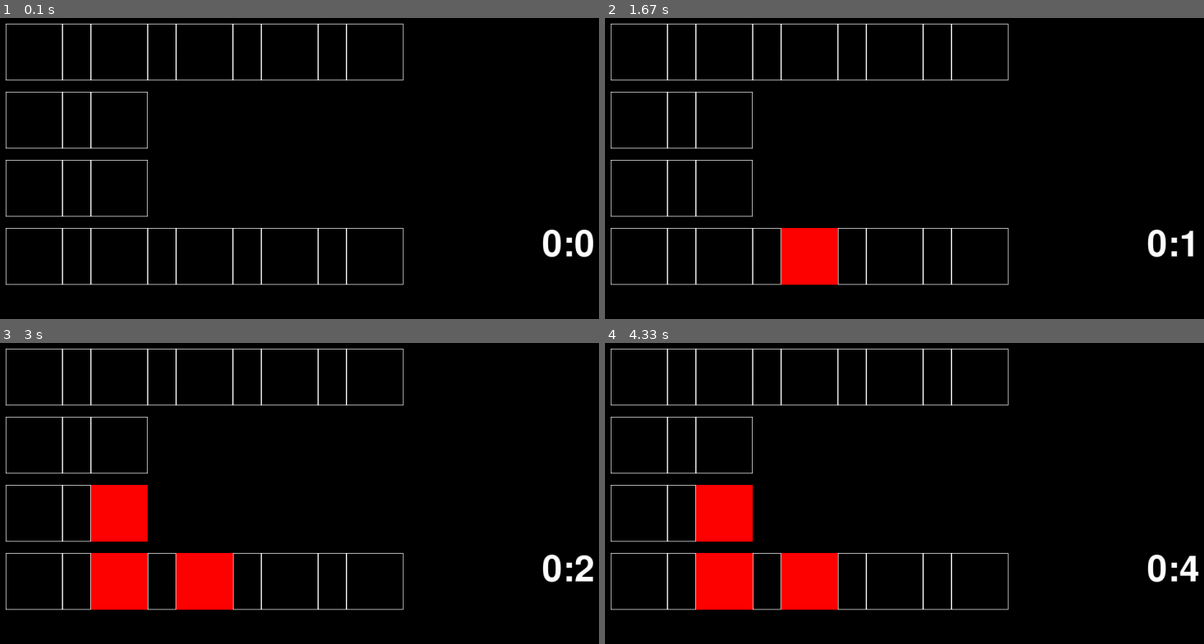
Above: before the commit, frames 1-4 (two rows, left to right).
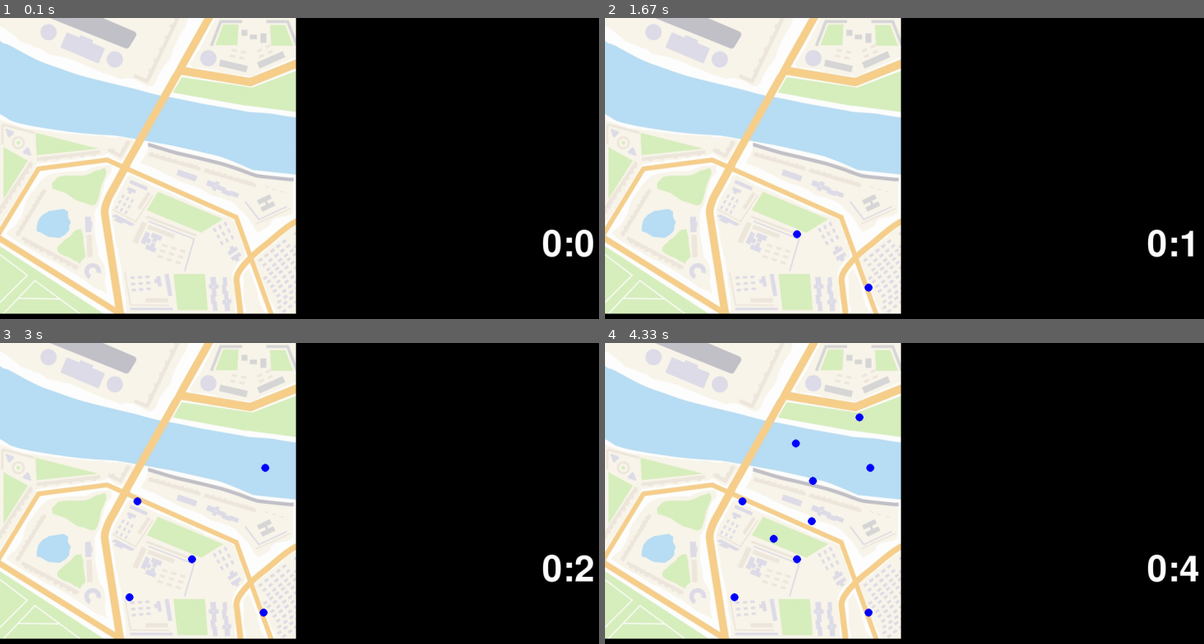
Above: after the commit, the same moments.

Repository: Alicccce/project_pygame
Game: pygame game, started from main.py
The game is run twice, just before and just after one commit, with the same random seed, the same clock (stepped at 60 frames per second) and the same inputs.
Inputs (mouse positions are in pixels of both pictures, inside the frame that each line leads up to):
- Up to frame 1 (0.1 s): no input
- Up to frame 2 (1.67 s): press the mouse at (796, 234) at 0.37 s; move the mouse to (922, 279) at 0.47 s; release the mouse at (outside the picture) at 0.6 s; move the mouse to (742, 165) at 0.7 s; press the mouse at (796, 234) at 1.2 s; move the mouse to (868, 285) at 1.3 s; release the mouse at (outside the picture) at 1.43 s
- Up to frame 3 (3 s): click (263, 466) at 1.92 s; click (131, 595) at 2.38 s; click (137, 502) at 2.75 s
- Up to frame 4 (4.33 s): press the mouse at (736, 595) at 3.27 s; move the mouse to (772, 538) at 3.37 s; release the mouse at (814, 481) at 3.5 s; click (814, 520) at 3.62 s; click (856, 418) at 3.95 s; click (796, 442) at 4.28 s

The runs differ from the first frame. In frame 1, 49% of the frame differs, in the area x 0-68%, y 0-99%; in frame 2, 49%; in frame 3, 49%; in frame 4, 49%.

Commit message:
work blun

Diff:
--- a/Alice.py
+++ b/Alice.py
@@ -129,10 +129,10 @@
 
 
 def restart(surf):
-    main_game(surf)
-
-
-def main_game(surf):
+    game_one(surf)
+
+
+def game_one(surf):
     pygame.init()
 
 
--- a/game_two.py
+++ b/game_two.py
@@ -13,23 +13,24 @@
 
 
 class Button:
-    def __init__(self, x, y, width, height, act_color, inact_color, text=''):
+    def __init__(self, x, y, width, height, act_color, inact_color,surf,  text='' ):
         self.x, self.y = x, y
         self.width = width
         self.height = height
         self.act_color = act_color
         self.inact_color = inact_color
         self.text = text
+        self.surf = surf
 
     def draw(self, win, x, y):
         mouse = pygame.mouse.get_pos()
         click = pygame.mouse.get_pressed()
         if y < mouse[1] < y + self.height and x < mouse[0] < x + self.width and click[0] == 1:
-            pygame.draw.rect(screen, (self.act_color), (x, y, self.width, self.height))
-            restart()
+            pygame.draw.rect(self.surf, (self.act_color), (x, y, self.width, self.height))
+            restart(self.surf)
             return 1
         else:
-            pygame.draw.rect(screen, (self.inact_color), (x, y, self.width, self.height))
+            pygame.draw.rect(self.surf, (self.inact_color), (x, y, self.width, self.height))
 
 
 def load_image(name, colorkey=None):
@@ -41,36 +42,30 @@
     return image
 
 
-def check_and_append(event_pos):
+def check_and_append(event_pos, checkpoints, check):
     for x, y in checkpoints:
         if abs(x - event_pos[0]) <= 30 and abs(y - event_pos[1]) <= 30:
             check.add((x, y))
             break
 
 
-def restart():
-    global s, check, start_ticks, freeze_timer, secs
-    s = []
-    check = set()
-    freeze_timer = False
-    start_ticks = pygame.time.get_ticks()
-    drawing_surface.fill((0, 0, 0, 0))
-    pygame.display.flip()
+def restart(surf):
+    game_two(surf)
 
 
-if __name__ == '__main__':
+def game_two(surf):
     pygame.init()
 
     running = True
     size = (1300, 750)
     image = load_image("itog.png")
-    screen = pygame.display.set_mode(size)
+    screen = surf
     drawing_surface = pygame.Surface(image.get_size(), pygame.SRCALPHA)
 
     clock = pygame.time.Clock()
     start_ticks = pygame.time.get_ticks()  # стартовое время в миллисекундах
     # Создаем кнопки один раз вне цикла
-    button_done = Button(300, 600, 260, 50, RED, PINK, 'done')
+    button_done = Button(300, 600, 260, 50, RED, PINK, surf, 'done')
     # Определите шрифт один раз вне цикла
     font = pygame.font.Font('freesansbold.ttf', 64)
 
@@ -129,7 +124,7 @@
             if event.type == pygame.MOUSEMOTION or event.type == pygame.MOUSEBUTTONDOWN:
                 if pygame.mouse.get_pressed()[0] and (millis // 1000 < time_stop and len(s) != 11):
                     pygame.draw.circle(drawing_surface, BLUE, event.pos, 7.5)
-                    check_and_append(event.pos)
+                    check_and_append(event.pos, checkpoints, check)
 
         for ch in check:
             for hc in checkpoints:
--- a/main.py
+++ b/main.py
@@ -1,6 +1,7 @@
 import pygame
-from Alice import main_game
+from Alice import game_one
+from game_two import game_two
 
 
 screen = pygame.display.set_mode((1300, 750))
-main_game(screen)
+game_two(screen)
